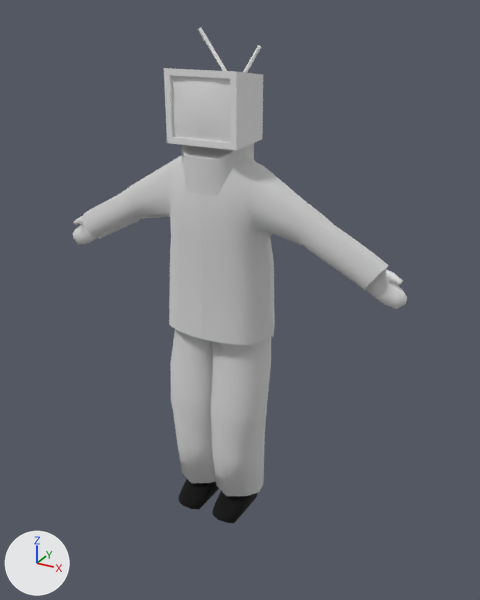
A saved change to the FBX model Assets/Meshes/SM_Character_Antiope.fbx.
One viewpoint serves both versions: a camera (50 mm lens) standing at (1.37, -2.32, 2.24) and looking at (0.08, 0.04, 1.06). Lighting does not change. The marker at lower left points along +X, +Y and +Z. The older version comes first.

In view in the first picture: 'Boot', 'Coat', 'Cube', 'Hand', 'Pants'.
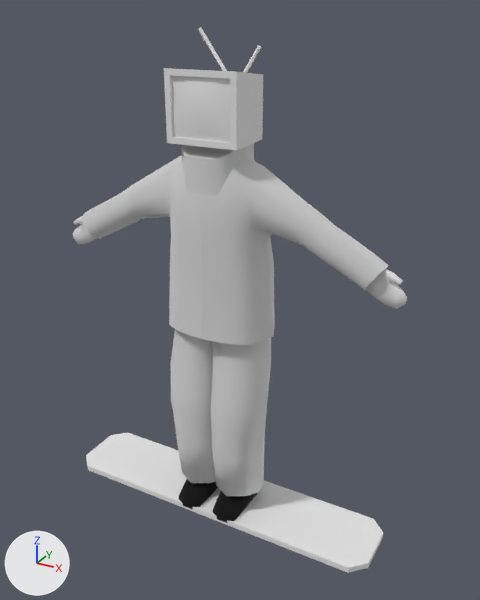
Where the change shows, as pixel boxes [x1, y1, x2, y2] in the pictures (480 x 600 px):
'BoardPlaceholder', added
    after: [86, 432, 383, 573]

Patch to the scene script:
```diff
--- a/Assets/Meshes/SM_Character_Antiope.fbx.py
+++ b/Assets/Meshes/SM_Character_Antiope.fbx.py
@@ me_cube_006 @@
+me_cube_006.from_pydata([(-0.73, -0.17, 0.01), (-0.8, -0.1, 0.01), (-0.8, -0.1, -0.01), (-0.73, -0.17, -0.01), (-0.8, 0.11, 0.01), (-0.73, 0.17, 0.01), (-0.73, 0.17, -0.01), (-0.8, 0.11, -0.01), (0.8, -0.1, 0.01), (0.73, -0.17, 0.01), (0.73, -0.17, -0.01), (0.8, -0.1, -0.01), (0.73, 0.17, 0.01), (0.8, 0.11, 0.01), (0.8, 0.11, -0.01), (0.73, 0.17, -0.01)], [], [(9, 0, 3, 10), (13, 8, 11, 14), (14, 11, 10, 3, 2, 7, 6, 15), (1, 4, 7, 2), (5, 12, 15, 6), (0, 1, 2, 3), (6, 7, 4, 5), (14, 15, 12, 13), (10, 11, 8, 9), (4, 1, 0, 9, 8, 13, 12, 5)])
@@ ob_boardplaceholder @@
+ob_boardplaceholder = bpy.data.objects.new('BoardPlaceholder', me_cube_006)
+ob_boardplaceholder.location = (0.0, 0.0, 0.0)
```
